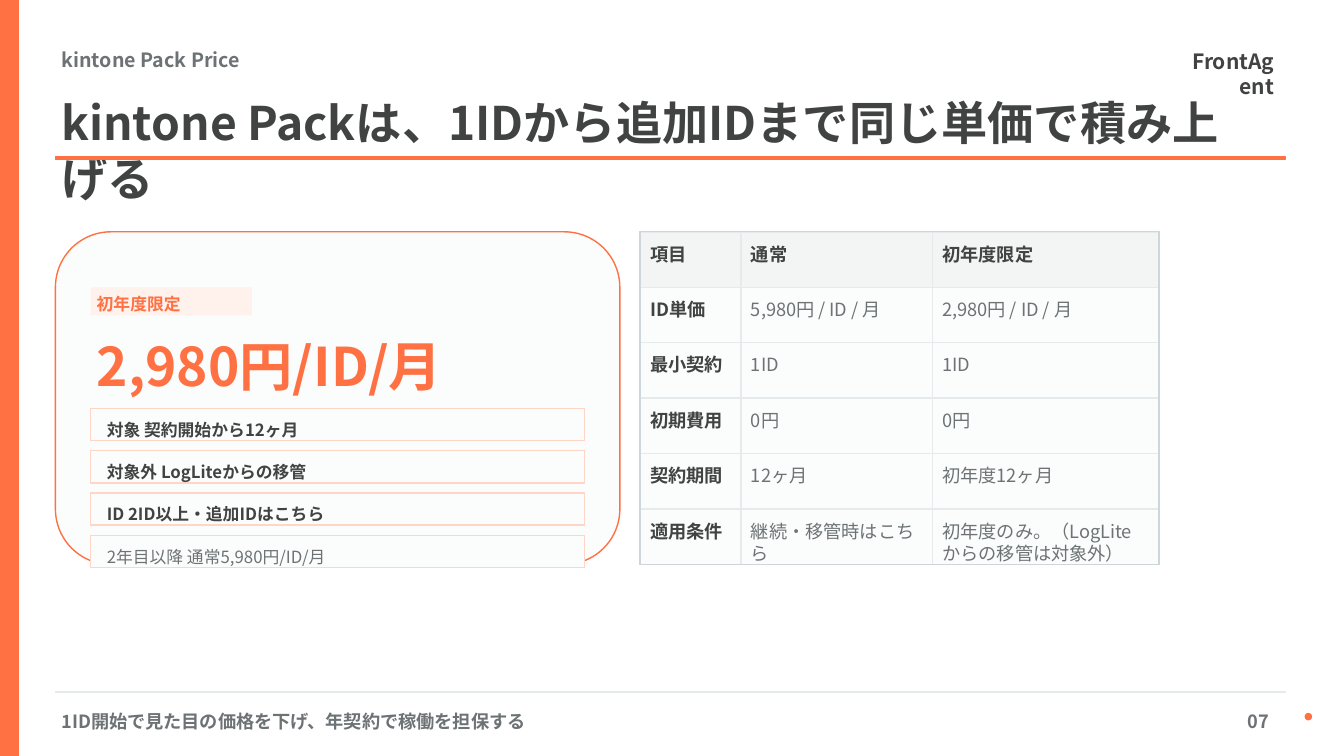
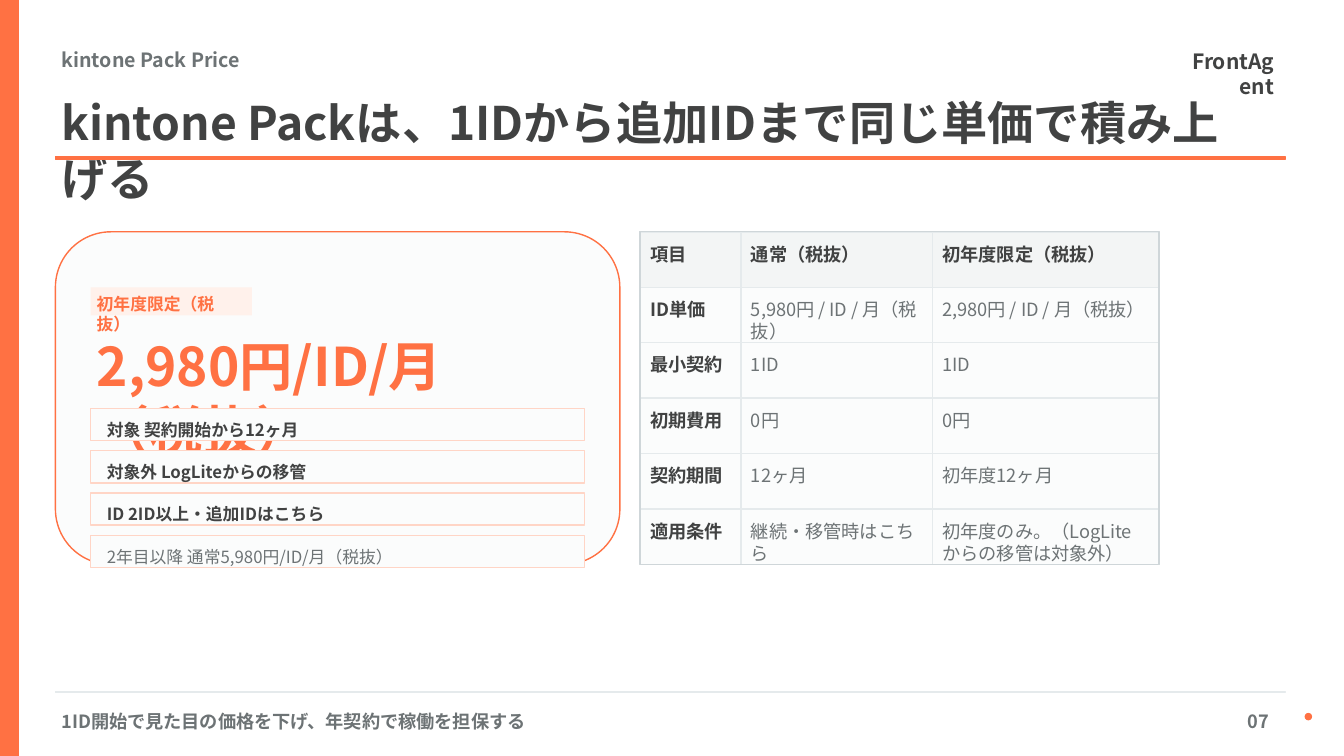
Before and after one commit to zumizumi-3/zumi-dev-lab, a slide deck: slide 7 of deck-system/decks/umee-sbcs-kintone-plan/exports/umee-sbcs-kintone-plan-editable.pptx. Drawn at 1344x756 pixels with LibreOffice and Linux fonts; fonts in the diff are those of the drawing. Boxes give left, top, right and bottom in pixels: in the first picture for what was removed or moved away, otherwise in the second. Text is boxed around its words. In the diff, an @@ line names an element or a change of style, - is before the commit and + after.

```diff
--- a/deck-system/decks/umee-sbcs-kintone-plan/exports/umee-sbcs-kintone-plan-editable.pptx
+++ b/deck-system/decks/umee-sbcs-kintone-plan/exports/umee-sbcs-kintone-plan-editable.pptx
@@ text at [751, 245, 860, 263]: text changed @@
-通常
+通常（税抜）
@@ text at [942, 245, 1105, 263]: text changed @@
-初年度限定
+初年度限定（税抜）
@@ text in rectangle at [97, 295, 214, 332]: text changed @@
-初年度限定
+初年度限定（税抜）
@@ text at [751, 300, 917, 340]: text changed @@
-5,980円 / ID / 月
+5,980円 / ID / 月（税抜）
@@ text at [942, 300, 1145, 319]: text changed @@
-2,980円 / ID / 月
+2,980円 / ID / 月（税抜）
@@ text at [97, 343, 442, 464]: text changed @@
-2,980円/ID/月
+2,980円/ID/月（税抜）
@@ text at [107, 549, 393, 568]: text changed @@
-2年目以降 通常5,980円/ID/月
+2年目以降 通常5,980円/ID/月（税抜）
```
Also in this commit, not shown: 6 other slides changed, 31 other files.
